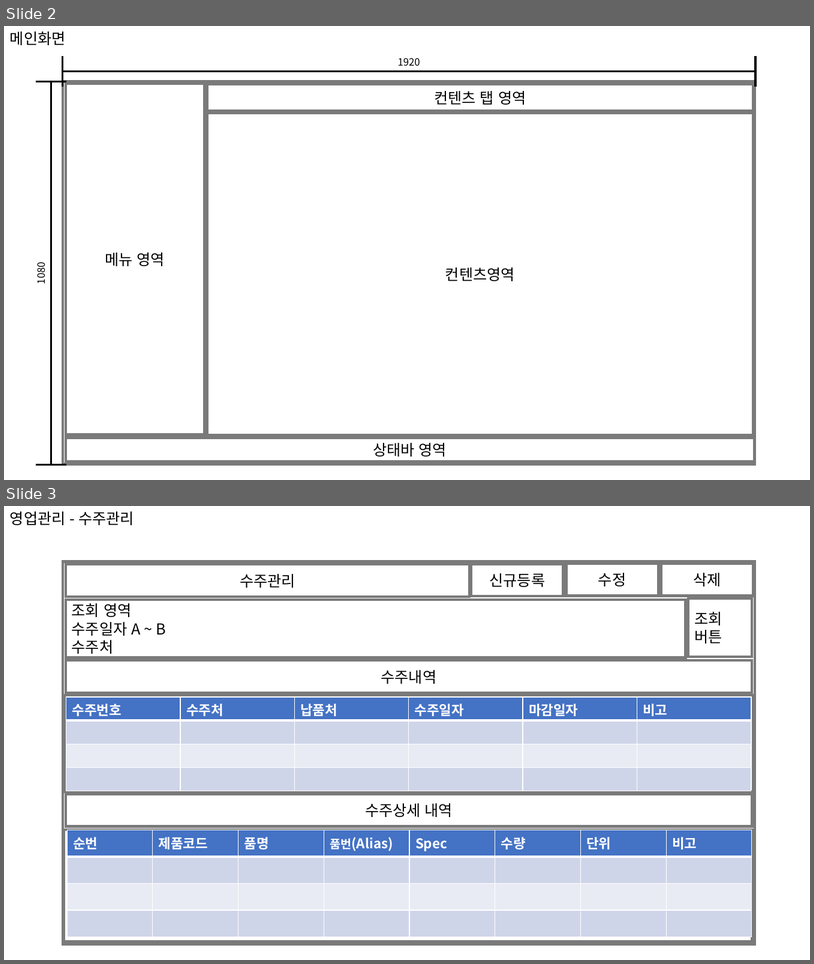
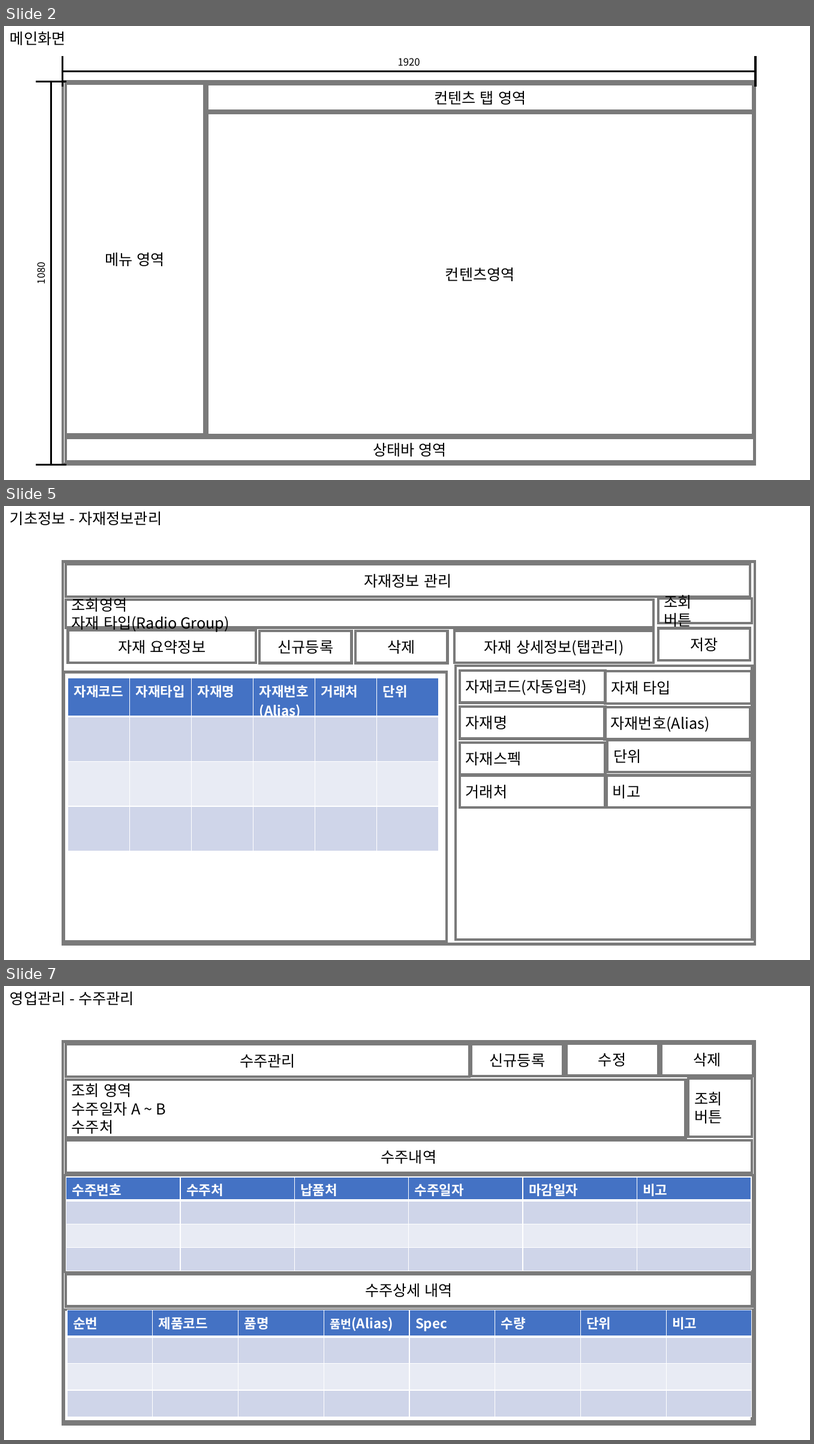
Before and after one commit to QYnote/MES, a slide deck: 00. 설계/UI 설계.pptx. Shown one above the other, each under a label of ours: slides 2 and 3 before the commit, slides 2, 5 and 7 after it; the slides between them are not shown. The pictures are 814x964 and 814x1444 pixels, drawn with LibreOffice and Linux fonts; fonts in the diff are those of the drawing. Boxes give left, top, right and bottom in pixels: in the first picture for what was removed or moved away, otherwise in the second. Text is boxed around its words. In the diff, an @@ line names an element or a change of style, - is before the commit and + after.

Commit message:
2022-05-05 Update01 1. Table Info_CategoryGroup 추가 2. UI설계 : 기초정보 추가, 실적등록 수정 3. 개발프로세스 : 진행사항 작성 4. UI작업 : 종합코드관리, 거래처정보관리, 자재정보관리 5. POP_Product0,1,2 -> POP_Product 통합 6. Main화면 신규화면 연동

```diff
--- a/00. 설계/UI 설계.pptx
+++ b/00. 설계/UI 설계.pptx
@@ slide 5 added at [4, 506, 810, 960], background #FFFFFF @@
@@ text added at [10, 511, 162, 525], 18 pt, text #000000 @@
+기초정보 - 자재정보관리
@@ rectangle added at [63, 562, 755, 944], outline #7A7A7A 3 pt @@
@@ rectangle added at [66, 564, 750, 596], outline #7A7A7A 3 pt, 18 pt, text #000000 @@
+자재정보 관리
@@ rectangle added at [66, 599, 654, 627], outline #7A7A7A 3 pt, 18 pt, text #000000 @@
+조회영역
+자재 타입(Radio Group)
@@ rectangle added at [659, 598, 752, 624], outline #7A7A7A 3 pt, 18 pt, text #000000 @@
+조회
+버튼
@@ rectangle added at [68, 631, 256, 663], outline #7A7A7A 3 pt, 18 pt, text #000000 @@
+자재 요약정보
@@ rectangle added at [260, 631, 352, 663], outline #7A7A7A 3 pt, 18 pt, text #000000 @@
+신규등록
@@ rectangle added at [356, 631, 448, 663], outline #7A7A7A 3 pt, 18 pt, text #000000 @@
+삭제
@@ rectangle added at [455, 631, 654, 663], outline #7A7A7A 3 pt, 18 pt, text #000000 @@
+자재 상세정보(탭관리)
@@ rectangle added at [659, 628, 750, 660], outline #7A7A7A 3 pt, 18 pt, text #000000 @@
+저장
@@ rectangle added at [456, 666, 753, 939], outline #7A7A7A 3 pt @@
@@ rectangle added at [64, 672, 447, 941], outline #7A7A7A 3 pt @@
@@ table added at [68, 678, 438, 867], 4 rows, 6 columns @@
+자재코드 | 자재타입 | 자재명 | 자재번호 / (Alias) | 거래처 | 단위
+ |  |  |  |  | 
+ |  |  |  |  | 
+ |  |  |  |  | 
@@ rectangle added at [460, 670, 606, 703], outline #7A7A7A 3 pt, 18 pt, text #000000 @@
+자재코드(자동입력)
@@ rectangle added at [606, 671, 752, 703], outline #7A7A7A 3 pt, 18 pt, text #000000 @@
+자재 타입
@@ rectangle added at [460, 706, 606, 738], outline #7A7A7A 3 pt, 18 pt, text #000000 @@
+자재명
@@ rectangle added at [605, 708, 751, 739], outline #7A7A7A 3 pt, 18 pt, text #000000 @@
+자재번호(Alias)
@@ rectangle added at [460, 742, 606, 775], outline #7A7A7A 3 pt, 18 pt, text #000000 @@
+자재스펙
@@ rectangle added at [608, 740, 753, 772], outline #7A7A7A 3 pt, 18 pt, text #000000 @@
+단위
@@ rectangle added at [460, 775, 606, 807], outline #7A7A7A 3 pt, 18 pt, text #000000 @@
+거래처
@@ rectangle added at [607, 775, 753, 807], outline #7A7A7A 3 pt, 18 pt, text #000000 @@
+비고
@@ what was slide 3 is now slide 7 @@
```
Also in this commit, not shown: 2 slides changed, 6 other slides added, 19 other files.
